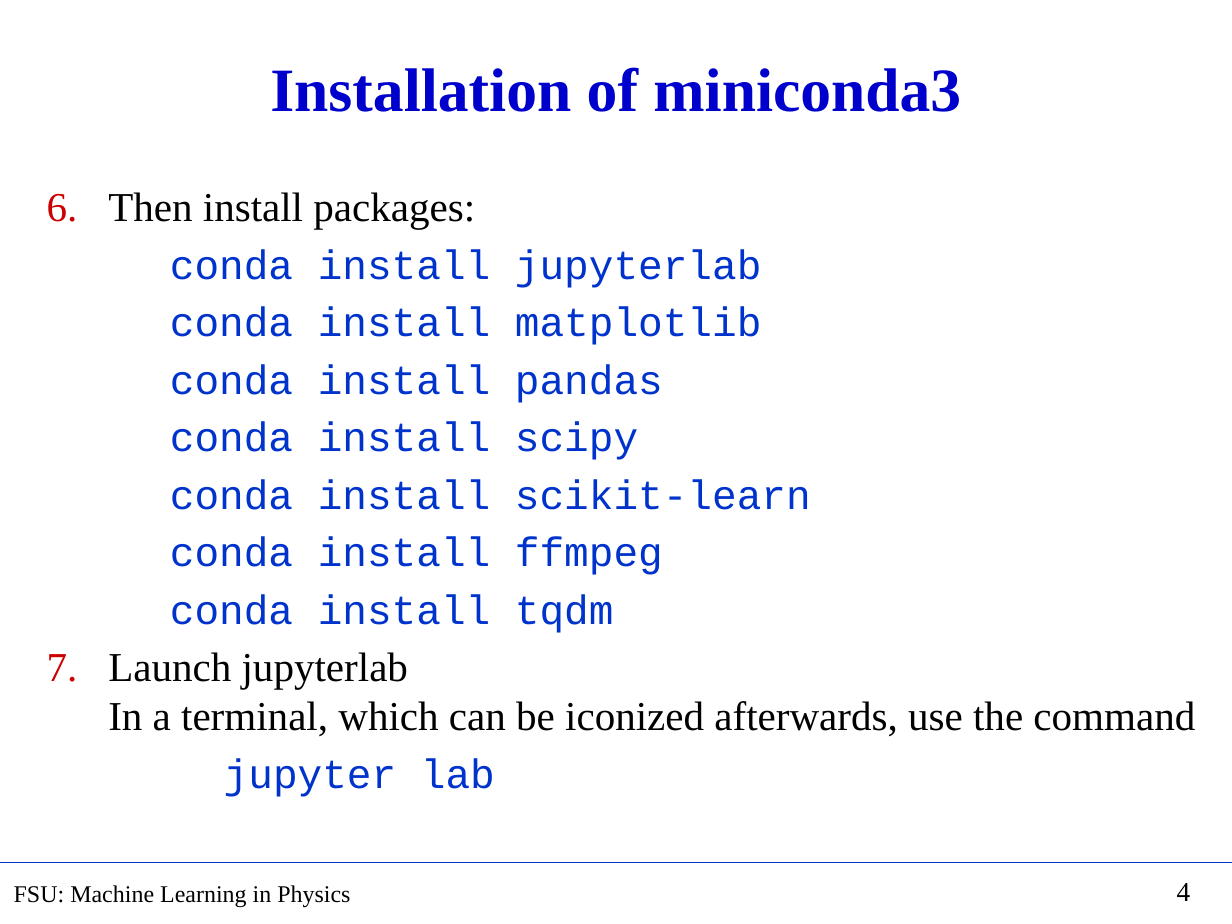
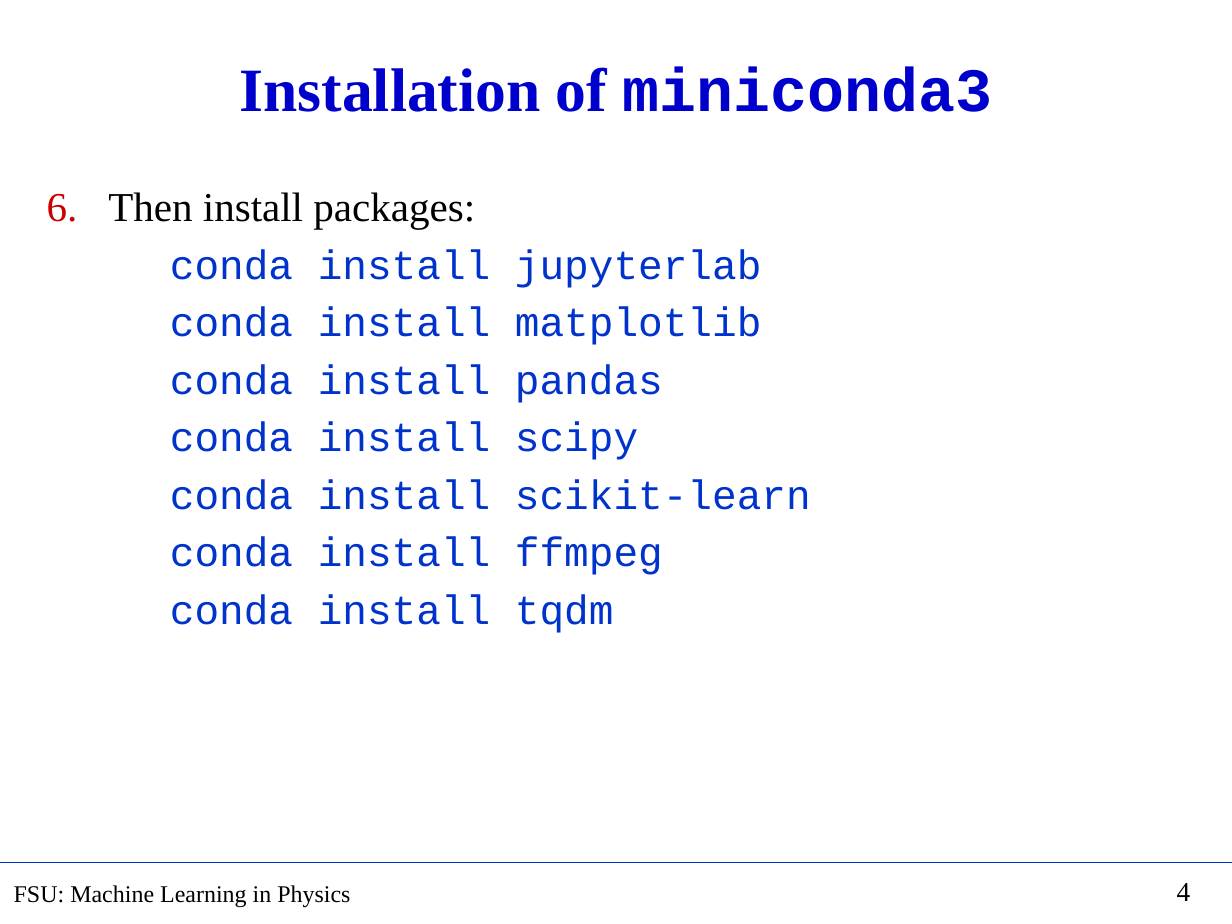
Before and after one commit to hbprosper/MLinPhysics, a slide deck: slide 4 of Lectures/Week01/Tutorial01.pptx. Drawn at 1232x924 pixels with LibreOffice and Linux fonts; fonts in the diff are those of the drawing. Boxes give left, top, right and bottom in pixels: in the first picture for what was removed or moved away, otherwise in the second. Text is boxed around its words. In the diff, an @@ line names an element or a change of style, - is before the commit and + after.

```diff
--- a/Lectures/Week01/Tutorial01.pptx
+++ b/Lectures/Week01/Tutorial01.pptx
@@ title "Installation of miniconda3" at (240,67,993,112): font Times New Roman to Courier New in "miniconda3" @@
@@ text at (108,652,1195,797): paragraphs removed @@
-7. Launch jupyterlab
-   In a terminal, which can be iconized afterwards, use the command
-  jupyter lab
```
Also in this commit, not shown: 2 other slides changed, 2 slides added, 8 other files.
